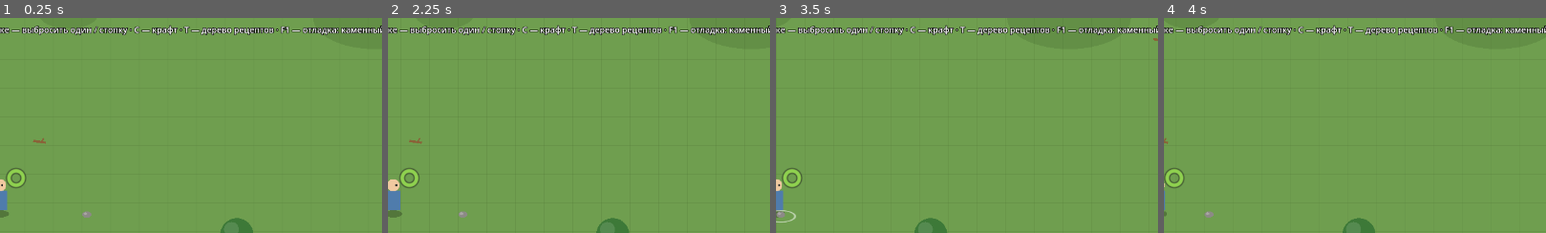
Above: before the commit, frames 1-4 (left to right).
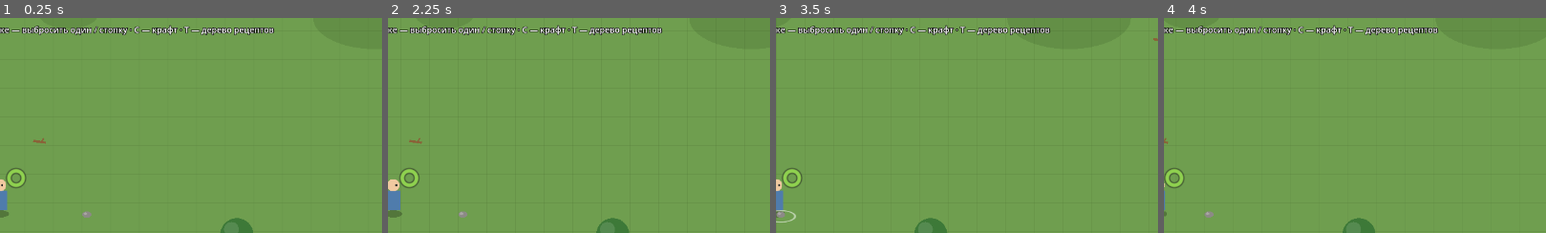
Above: after the commit, the same moments.

Repository: Chikkl/ember-wayfarer
Game: Godot game, scene res://src/main.tscn
The game is run twice, just before and just after one commit, with the same random seed, the same clock (stepped at 60 frames per second) and the same inputs.
Inputs (mouse positions are % of the whole screen's width and height, from its top left):
- Up to frame 1 (0.25 s): no input
- Up to frame 2 (2.25 s): tap Enter at 0.5, 2 s; drag from (50, 90) to (60, 28) at 0.52 s; tap Space at 1.25 s; drag from (30, 55) to (45, 70) at 1.27 s; move the mouse to (60, 28) at 2.02 s; hold D (move_right) from 2.03 s (still down); hold E (interact) from 2.03 s (still down)
- Up to frame 3 (3.5 s): tap C (craft) at 2.3 s; release D (move_right) at 2.75 s; release E (interact) at 2.75 s; drag from (18, 28) to (20, 35) at 2.77 s
- Up to frame 4 (4 s): tap Space at 3.5 s; move the mouse to (80, 65) at 3.52 s; hold A (move_left) from 3.53 s (still down); tap T (tree) at 3.6 s; tap C (craft) at 3.8 s
The pictures show only the part of the screen within x 50-100%, y 8-58%; the shares and areas given below are measured in that part.

The runs differ from the first frame. In frame 1, 0.6% of the frame differs, in the area x 72-100%, y 3-8%; in frame 2, 0.6%; in frame 3, 0.6%; in frame 4, 0.6%.

Commit message:
feat: Remove the debug axe key
- The stone axe is crafted now, so F1, its input action and its
  line in the controls hint are gone
- The README lists C for crafting and T for the recipe tree

Diff:
--- a/project.godot
+++ b/project.godot
@@ -79,11 +79,6 @@
 "events": [Object(InputEventKey,"resource_local_to_scene":false,"resource_name":"","device":16,"window_id":0,"alt_press …(190 unchanged characters)…
 ]
 }
-debug_give_tool={
-"deadzone": 0.5,
-"events": [Object(InputEventKey,"resource_local_to_scene":false,"resource_name":"","device":16,"window_id":0,"alt_pressed":false,"shift_pressed":false,"ctrl_pressed":false,"meta_pressed":false,"pressed":false,"keycode":0,"physical_keycode":4194332,"key_label":0,"unicode":0,"location":0,"echo":false,"script":null)
-]
-}
 
 [physics]
 
--- a/src/main.tscn
+++ b/src/main.tscn
@@ -60,4 +60,4 @@
 theme_override_colors/font_outline_color = Color(0, 0, 0, 1)
 theme_override_constants/outline_size = 4
 theme_override_font_sizes/font_size = 14
-text = "WASD — ходить · R — сесть или встать · E (удерживать) — собирать · ЛКМ / ПКМ по ячейке — выбросить один / стопку · C — крафт · T — дерево рецептов · F1 — отладка: каменный топор"
+text = "WASD — ходить · R — сесть или встать · E (удерживать) — собирать · ЛКМ / ПКМ по ячейке — выбросить один / стопку · C — крафт · T — дерево рецептов"
--- a/src/player/player.gd
+++ b/src/player/player.gd
@@ -10,8 +10,6 @@
 ## sin(22.5°): input closer than this to vertical counts as straight up or down,
 ## anything else, diagonals included, faces left or right.
 const SIDE_FACING_MIN_X := 0.3827
-## Given by the debug key until crafting exists.
-const DEBUG_TOOL := "stone_axe"
 const BODY_COLOR := Color("4f7cac")
 const SKIN_COLOR := Color("f0c9a0")
 const SHADOW_COLOR := Color(0, 0, 0, 0.25)
@@ -91,7 +89,6 @@
 	_finish_craft(crafting.update(delta))
 	_move(input, delta)
 	_gather(delta)
-	_debug_give_tool()
 	var rest_rate := 0.0
 	var regen_mult := 1.0
 	if is_resting:
@@ -266,16 +263,6 @@
 	_highlighted = node
 	if node != null:
 		node.highlighted = true
-
-
-## Temporary until crafting: the debug key gives the stone axe.
-func _debug_give_tool() -> void:
-	if not Input.is_action_just_pressed("debug_give_tool") or inventory.count(DEBUG_TOOL) > 0:
-		return
-	if inventory.carry_amount(DEBUG_TOOL) > 0:
-		pick_up(DEBUG_TOOL)
-	else:
-		FloatingText.spawn(get_parent(), position + Vector2(0, -52), "не унести", HINT_COLOR)
 
 
 func _facing_vector() -> Vector2:
Not shown, changed: README.md
